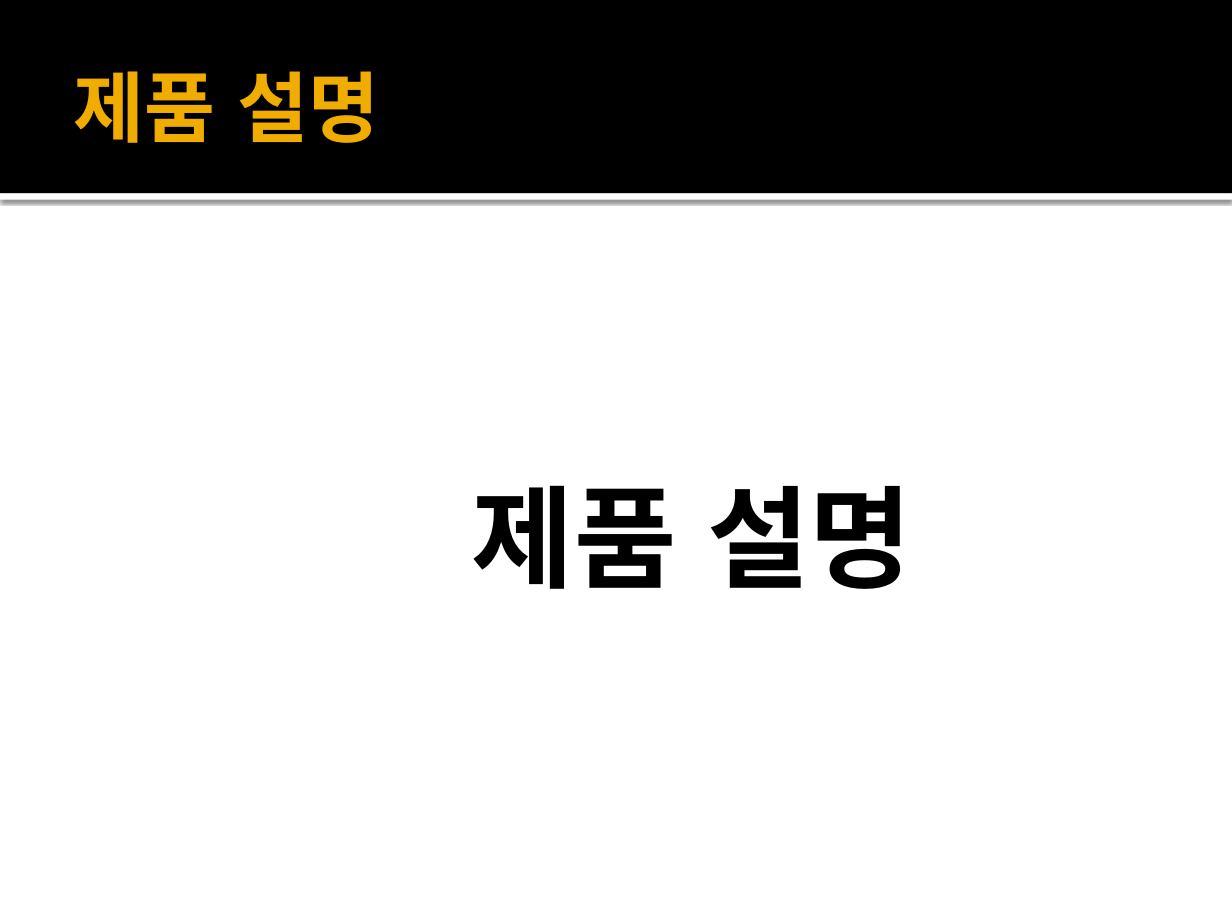
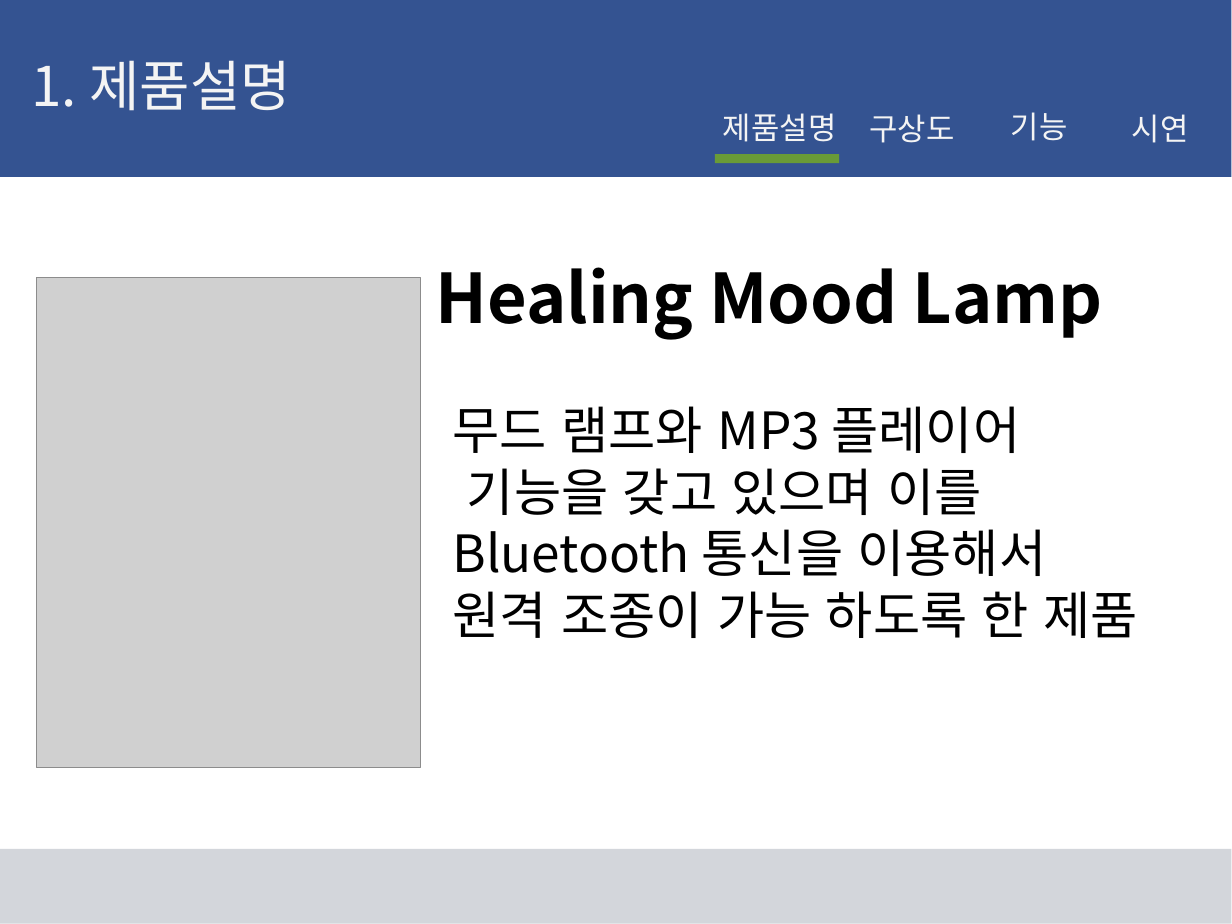
Before and after one commit to kutmicro/2013136046, a slide deck: slide 3 of 보고서/Healing Mood Lamp.pptx. Drawn at 1232x924 pixels with LibreOffice and Linux fonts; fonts in the diff are those of the drawing; grey boxes stand for pictures; background and template pictures are left out. Boxes give left, top, right and bottom in pixels: in the first picture for what was removed or moved away, otherwise in the second. Text is boxed around its words. In the diff, an @@ line names an element or a change of style, - is before the commit and + after.

```diff
--- a/보고서/Healing Mood Lamp.pptx
+++ b/보고서/Healing Mood Lamp.pptx
@@ rectangle removed at (0,0,1232,193) @@
@@ rectangle added at (0,0,1231,177), fill #345391 @@
@@ text "1. 제품설명" at (32,60,292,111): vertical alignment middle to top @@
@@ text at (32,60,292,111): text changed; size 45 to 32 pt; font Cabin to Noto Sans CJK KR; text colour #F0AD00 to #F4F4F4; bold off @@
-제품 설명
+1. 제품설명
@@ text at (723,113,836,142): text changed; size 65 to 18 pt; font Cabin to Noto Sans CJK KR; text colour #000000 to #F4F4F4; bold off @@
-제품 설명
+제품설명
@@ text added at (870,114,955,143), 18 pt, text #F4F4F4 @@
+구상도
@@ text added at (1011,112,1068,141), 18 pt, text #F4F4F4 @@
+기능
@@ text added at (1132,114,1189,143), 18 pt, text #F4F4F4 @@
+시연
@@ rectangle added at (715,154,839,163), fill #699B37 @@
@@ rectangle removed at (0,193,1232,200) @@
@@ text added at (436,267,1103,340), 40 pt, text #000000, bold @@
+Healing Mood Lamp
@@ picture added at (37,277,420,768) @@
@@ text added at (452,406,1137,638), 30 pt, text #000000 @@
+무드 램프와 MP3 플레이어
+기능을 갖고 있으며 이를
+Bluetooth 통신을 이용해서
+원격 조종이 가능 하도록 한 제품
@@ rectangle added at (0,849,1231,924), fill #D3D6DB @@
```
Also in this commit, not shown: 6 other slides changed, 2 slides added, 3 slides removed.
